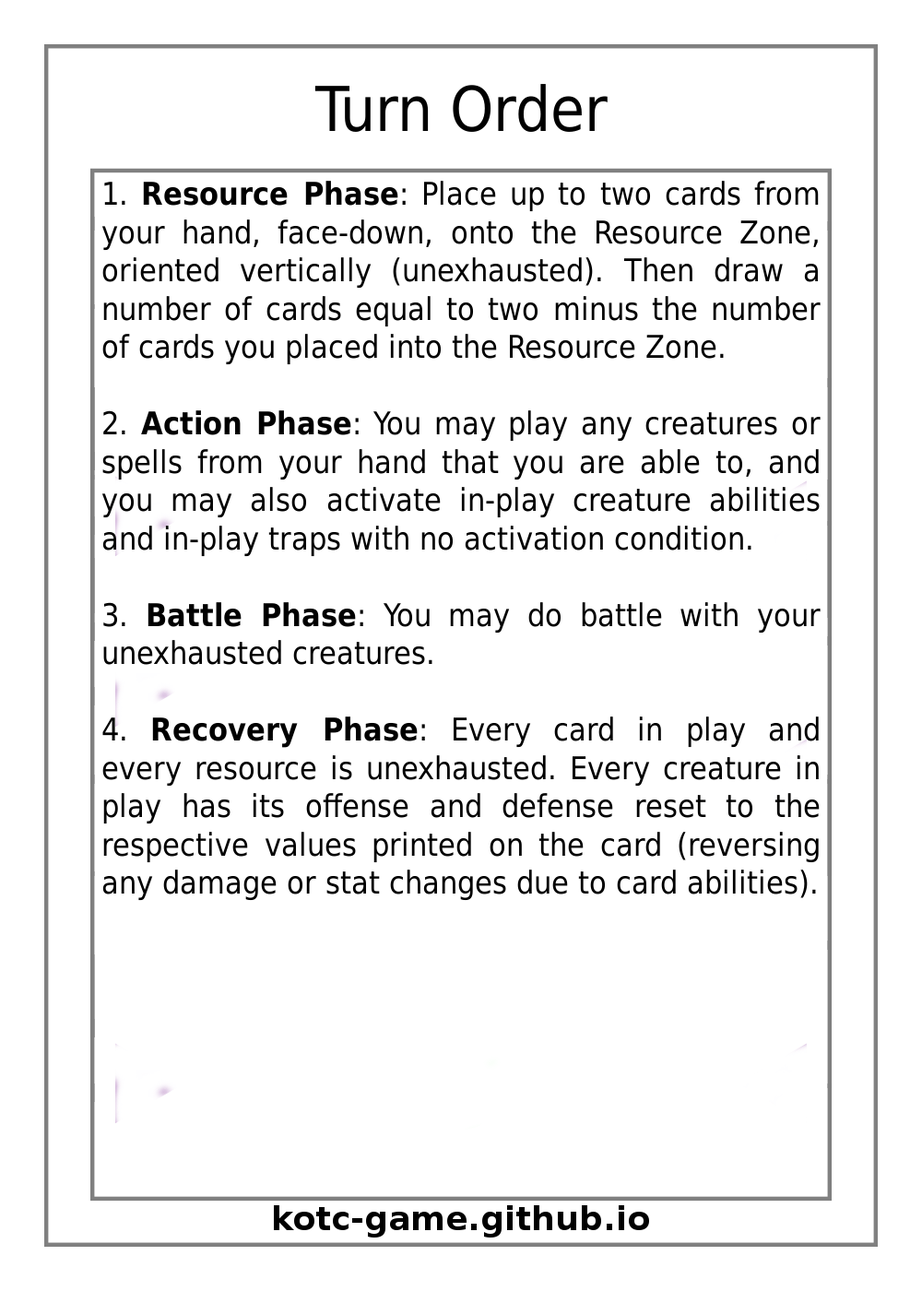
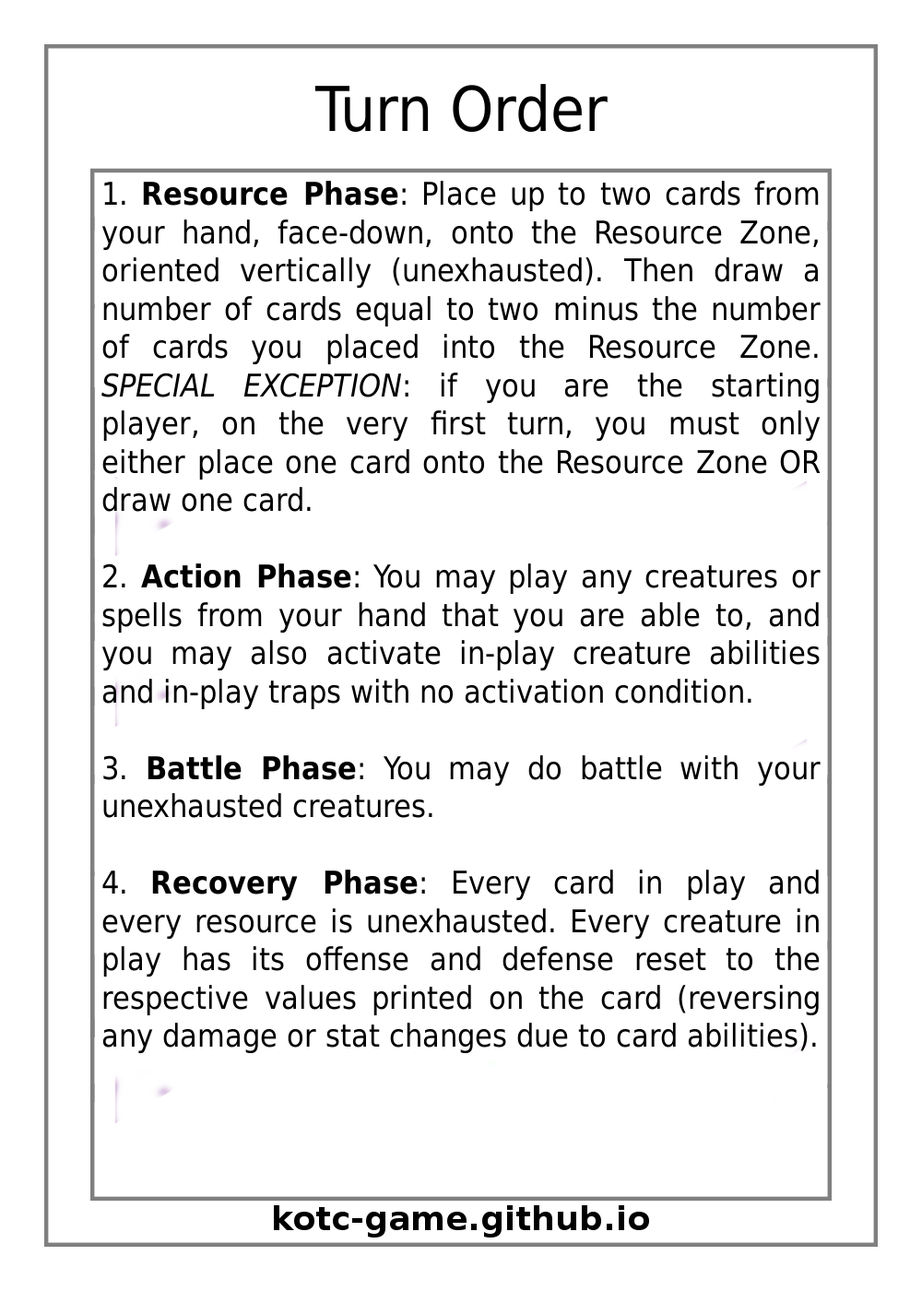
Layered file, before and after one edit (922 x 1291). Changes by layer:
painted on "Effect Text" over [101, 333, 822, 1055]
